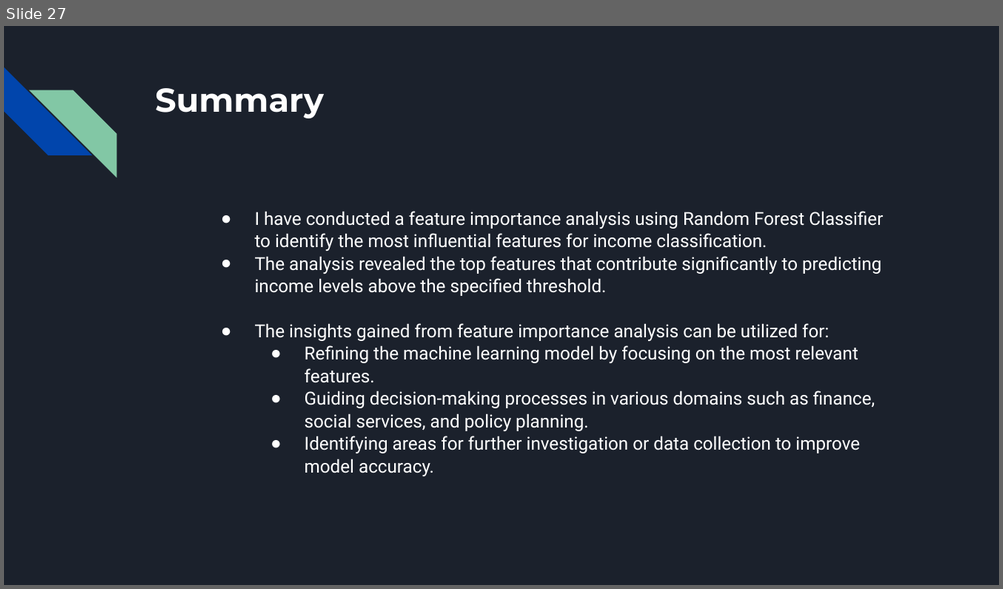
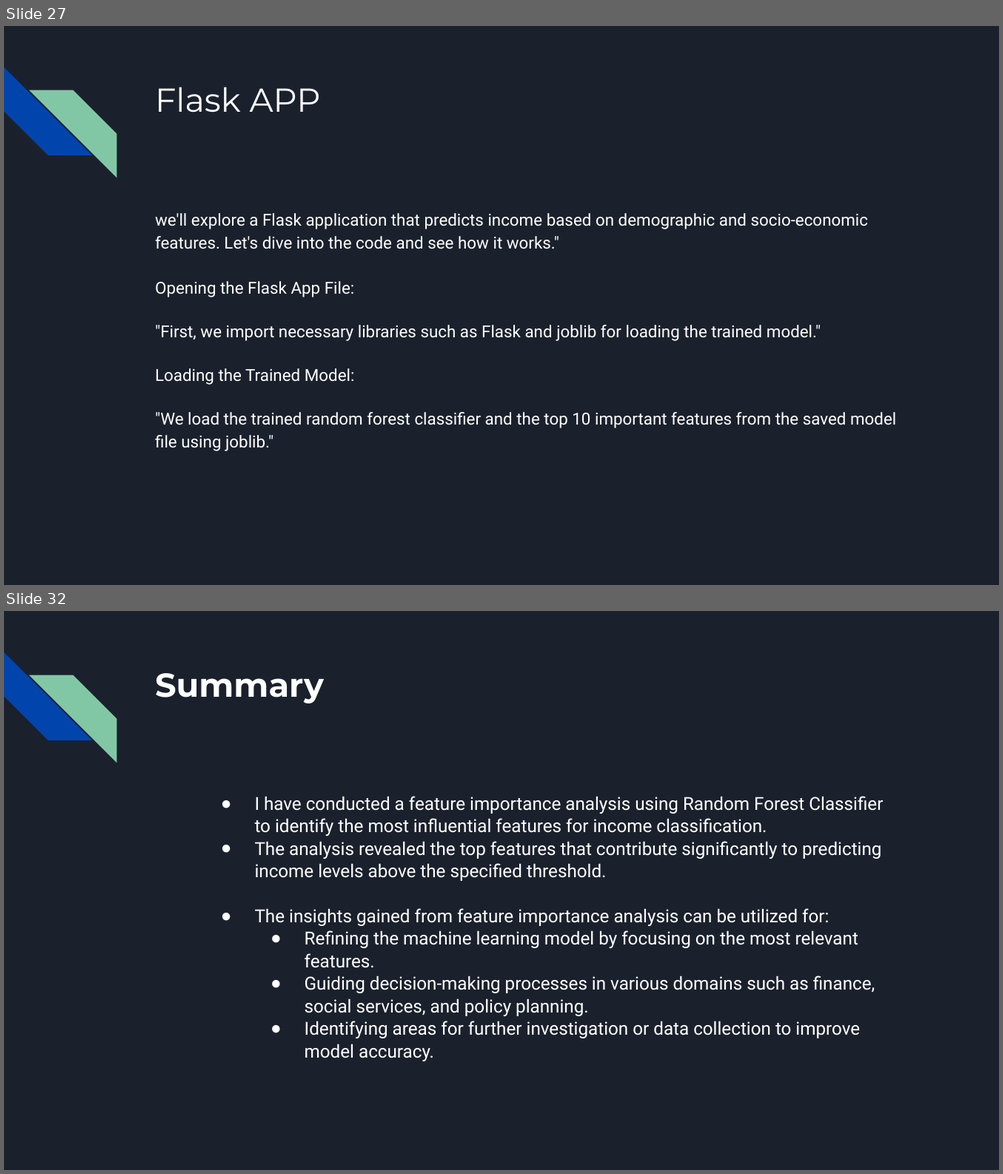
Before and after one commit to simplysowj/Income_pred, a slide deck: MIP_ML_05_SowjanyaBojja_Income_prediction_ppt.pptx. Shown one above the other, each under a label of ours: slide 27 before the commit, slides 27 and 32 after it; the slides between them are not shown. The pictures are 1003x589 and 1003x1174 pixels, drawn with LibreOffice and Linux fonts; fonts in the diff are those of the drawing. Boxes give left, top, right and bottom in pixels: in the first picture for what was removed or moved away, otherwise in the second. Text is boxed around its words. In the diff, an @@ line names an element or a change of style, - is before the commit and + after.

```diff
--- a/MIP_ML_05_SowjanyaBojja_Income_prediction_ppt.pptx
+++ b/MIP_ML_05_SowjanyaBojja_Income_prediction_ppt.pptx
@@ slide 27 added at (4,26,999,585), background #1B212C; not listed: 2 template elements that a slide beside it also shows @@
@@ title added at (155,87,321,113), 24 pt, text #FFFFFF @@
+Flask APP
@@ text added at (155,213,896,452), 12 pt, text #FFFFFF @@
+we'll explore a Flask application that predicts income based on demographic and socio-economic features. Let's dive into the code and see how it works."
+Opening the Flask App File:
+"First, we import necessary libraries such as Flask and joblib for loading the trained model."
+Loading the Trained Model:
+"We load the trained random forest classifier and the top 10 important features from the saved model file using joblib."
@@ what was slide 27 is now slide 32 @@
```
Also in this commit, not shown: 4 other slides added, 5 other files.
